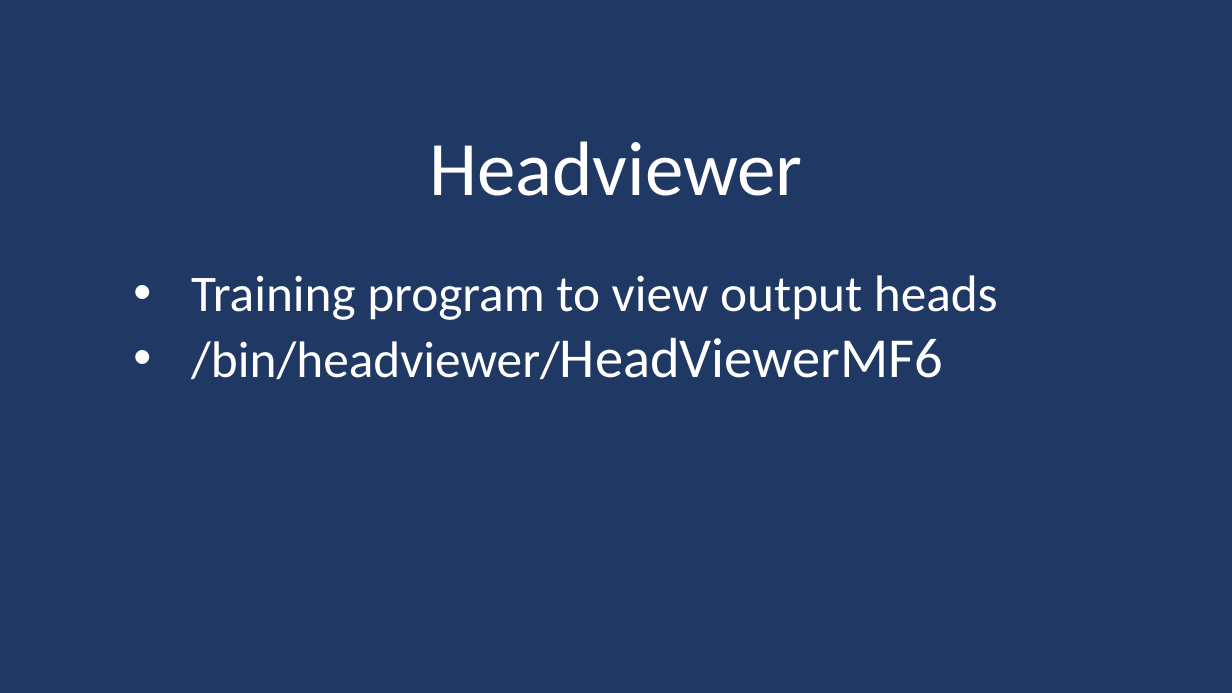
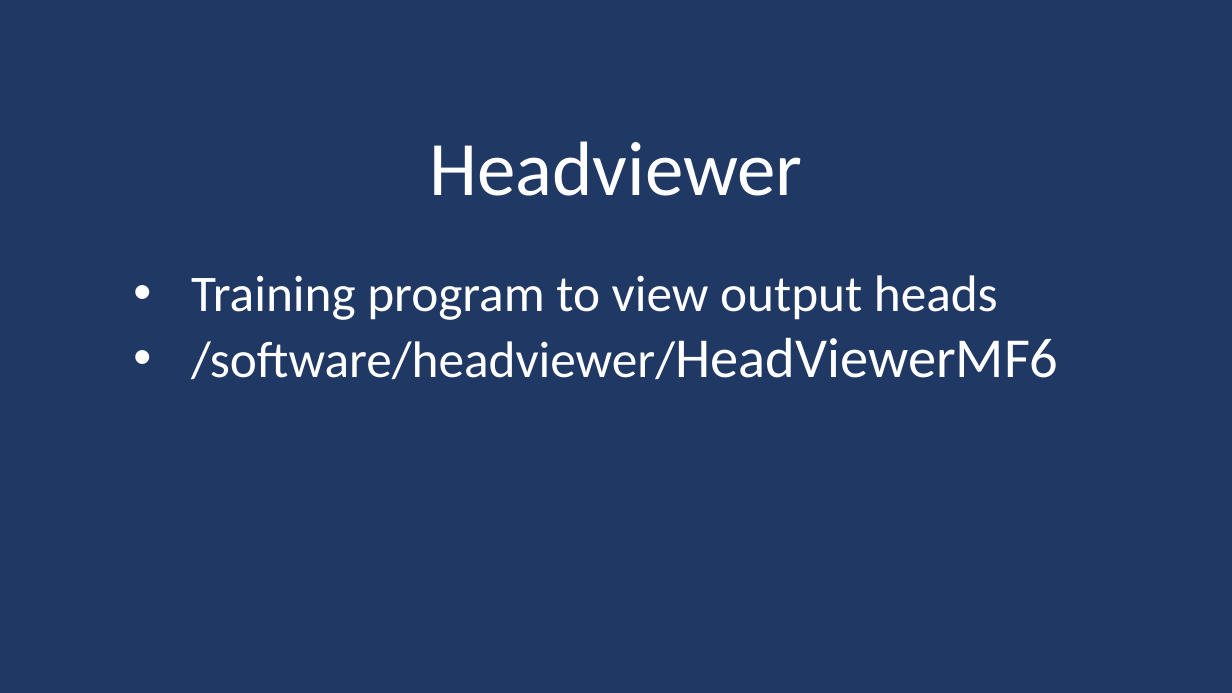
Before and after one commit to langevin-usgs/modflow-memphis-2023, a slide deck: slide 1 of lectures/Day2_2lecture_Introduction_to_Headviewer+Modelviewer.pptx. Drawn at 1232x693 pixels with LibreOffice and Linux fonts; fonts in the diff are those of the drawing. Boxes give left, top, right and bottom in pixels: in the first picture for what was removed or moved away, otherwise in the second. Text is boxed around its words. In the diff, an @@ line names an element or a change of style, - is before the commit and + after.

Commit message:
update headviewer notebook

```diff
--- a/lectures/Day2_2lecture_Introduction_to_Headviewer+Modelviewer.pptx
+++ b/lectures/Day2_2lecture_Introduction_to_Headviewer+Modelviewer.pptx
@@ subtitle at box(191, 337, 1058, 380): text changed @@
-  • /bin/headviewer/HeadViewerMF6
+  • /software/headviewer/HeadViewerMF6
```
Also in this commit, not shown: 1 other slide changed.
